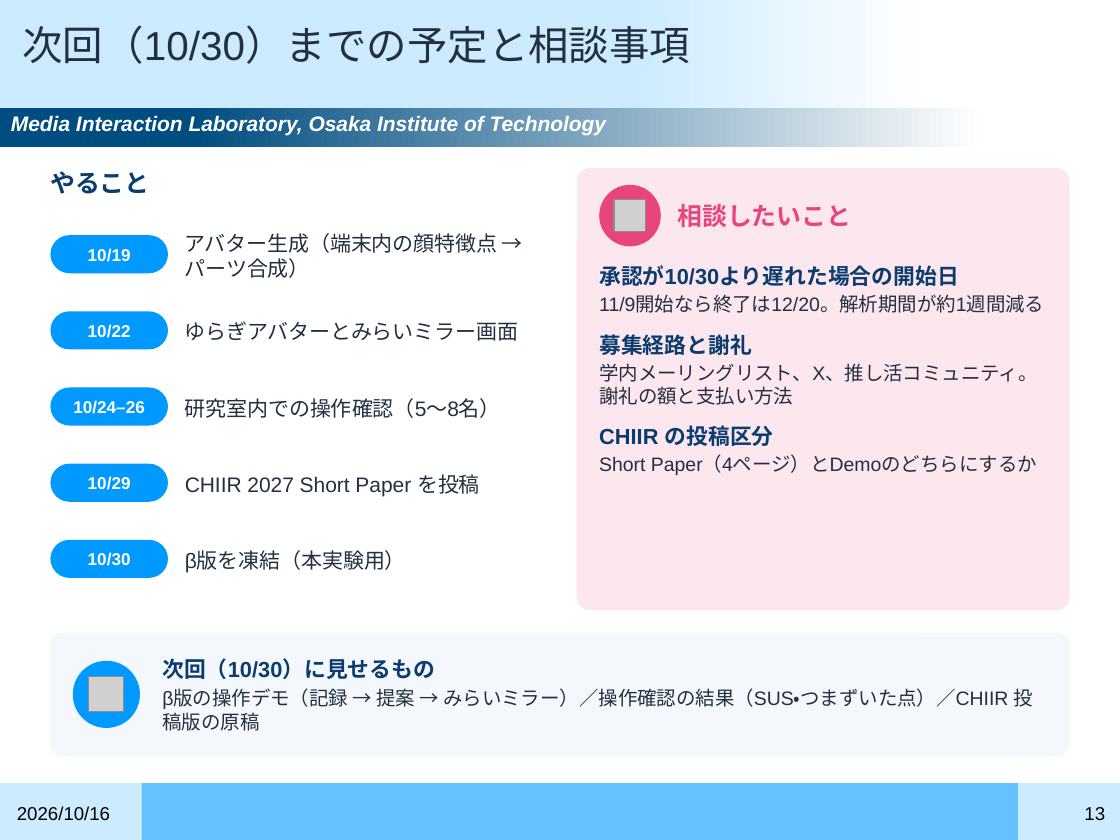
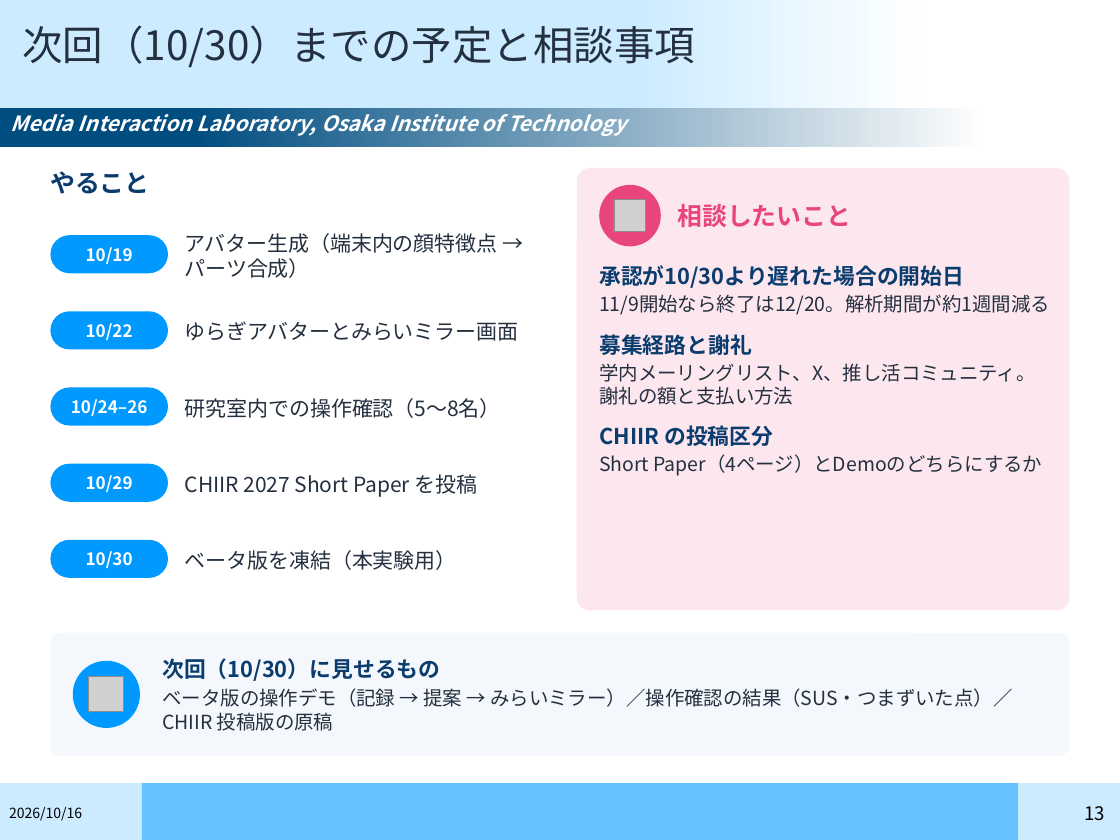
Before and after one commit to gen3121/semonster, a slide deck: slide 13 of research-materials/slides/01_進捗報告①_20261016_OshiFit_v2設計.pptx. Drawn at 1120x840 pixels with LibreOffice and Linux fonts; fonts in the diff are those of the drawing; grey boxes stand for pictures; background and template pictures are left out. Boxes give left, top, right and bottom in pixels: in the first picture for what was removed or moved away, otherwise in the second. Text is boxed around its words. In the diff, an @@ line names an element or a change of style, - is before the commit and + after.

```diff
--- a/research-materials/slides/01_進捗報告①_20261016_OshiFit_v2設計.pptx
+++ b/research-materials/slides/01_進捗報告①_20261016_OshiFit_v2設計.pptx
@@ font Arial to Noto Sans CJK JP in 10 elements at (x1=22, y1=25, x2=695, y2=68), (x1=1085, y1=806, x2=1106, y2=821), (x1=50, y1=235, x2=168, y2=273), (x1=50, y1=311, x2=168, y2=349), (x1=50, y1=388, x2=168, y2=426), (x1=50, y1=464, x2=168, y2=502), (x1=185, y1=474, x2=477, y2=497), (x1=50, y1=540, x2=168, y2=578), (x1=599, y1=265, x2=1050, y2=476), (x1=11, y1=114, x2=626, y2=136) @@
@@ text at (x1=185, y1=550, x2=457, y2=570): text changed; font Arial to Noto Sans CJK JP @@
-β版を凍結（本実験用）
+ベータ版を凍結（本実験用）
@@ text at (x1=162, y1=658, x2=440, y2=681): font Arial to Noto Sans CJK JP in "次回（10/30）に見せるもの" @@
@@ text at (x1=162, y1=688, x2=1012, y2=731): text changed; font Arial to Noto Sans CJK JP @@
-β版の操作デモ（記録 → 提案 → みらいミラー）／操作確認の結果（SUS・つまずいた点）／CHIIR 投稿版の原稿
+ベータ版の操作デモ（記録 → 提案 → みらいミラー）／操作確認の結果（SUS・つまずいた点）／CHIIR 投稿版の原稿
@@ text "2026/10/16" at (x1=9, y1=807, x2=82, y2=821): size 12 to 9 pt, font Arial to Noto Sans CJK JP @@
```
Also in this commit, not shown: 12 other slides changed, 33 other files.
